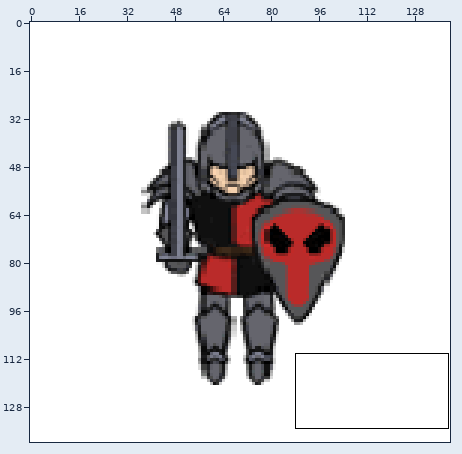
Sprite sheet: WindowsFormsApplication/Images/Villager_2.png. The picture above shows the old version from afar; the outline marks the close-up.
Close-up. As it was:
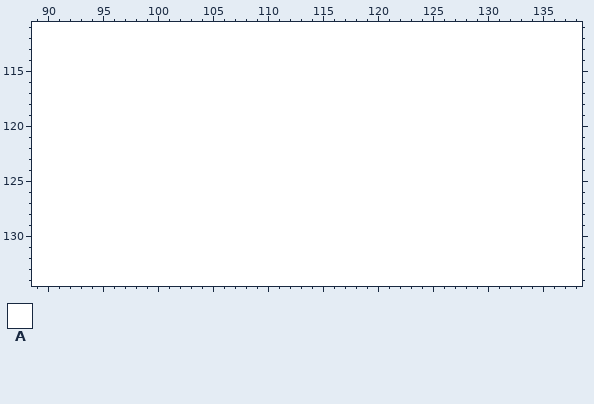
The file is 140x140 pixels. Colours within 5 levels of each other are drawn and written as one. Shown: x 89..138, y 111..134.
Palette (. is transparent): A #ffffff
Pixels before, first column x 89:
111 AAAAAAAAAAAAAAAAAAAAAAAAAAAAAAAAAAAAAAAAAAAAAAAAAA
112 AAAAAAAAAAAAAAAAAAAAAAAAAAAAAAAAAAAAAAAAAAAAAAAAAA
113 AAAAAAAAAAAAAAAAAAAAAAAAAAAAAAAAAAAAAAAAAAAAAAAAAA
114 AAAAAAAAAAAAAAAAAAAAAAAAAAAAAAAAAAAAAAAAAAAAAAAAAA
115 AAAAAAAAAAAAAAAAAAAAAAAAAAAAAAAAAAAAAAAAAAAAAAAAAA
116 AAAAAAAAAAAAAAAAAAAAAAAAAAAAAAAAAAAAAAAAAAAAAAAAAA
117 AAAAAAAAAAAAAAAAAAAAAAAAAAAAAAAAAAAAAAAAAAAAAAAAAA
118 AAAAAAAAAAAAAAAAAAAAAAAAAAAAAAAAAAAAAAAAAAAAAAAAAA
119 AAAAAAAAAAAAAAAAAAAAAAAAAAAAAAAAAAAAAAAAAAAAAAAAAA
120 AAAAAAAAAAAAAAAAAAAAAAAAAAAAAAAAAAAAAAAAAAAAAAAAAA
121 AAAAAAAAAAAAAAAAAAAAAAAAAAAAAAAAAAAAAAAAAAAAAAAAAA
122 AAAAAAAAAAAAAAAAAAAAAAAAAAAAAAAAAAAAAAAAAAAAAAAAAA
123 AAAAAAAAAAAAAAAAAAAAAAAAAAAAAAAAAAAAAAAAAAAAAAAAAA
124 AAAAAAAAAAAAAAAAAAAAAAAAAAAAAAAAAAAAAAAAAAAAAAAAAA
125 AAAAAAAAAAAAAAAAAAAAAAAAAAAAAAAAAAAAAAAAAAAAAAAAAA
126 AAAAAAAAAAAAAAAAAAAAAAAAAAAAAAAAAAAAAAAAAAAAAAAAAA
127 AAAAAAAAAAAAAAAAAAAAAAAAAAAAAAAAAAAAAAAAAAAAAAAAAA
128 AAAAAAAAAAAAAAAAAAAAAAAAAAAAAAAAAAAAAAAAAAAAAAAAAA
129 AAAAAAAAAAAAAAAAAAAAAAAAAAAAAAAAAAAAAAAAAAAAAAAAAA
130 AAAAAAAAAAAAAAAAAAAAAAAAAAAAAAAAAAAAAAAAAAAAAAAAAA
131 AAAAAAAAAAAAAAAAAAAAAAAAAAAAAAAAAAAAAAAAAAAAAAAAAA
132 AAAAAAAAAAAAAAAAAAAAAAAAAAAAAAAAAAAAAAAAAAAAAAAAAA
133 AAAAAAAAAAAAAAAAAAAAAAAAAAAAAAAAAAAAAAAAAAAAAAAAAA
134 AAAAAAAAAAAAAAAAAAAAAAAAAAAAAAAAAAAAAAAAAAAAAAAAAA
The same view after the edit:
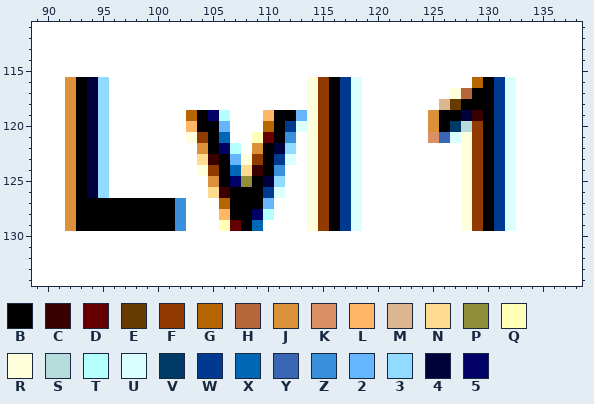
Colours new in this view: B #000000  C #3a0000  D #660000  E #663a00  F #903a00  G #b66600  H #b6663a  J #db903a  K #db9066  L #ffb666  M #dbb690  N #ffdb90  P #90903a  Q #ffffb6  R #ffffdb  S #b6dbdb  T #b6ffff  U #dbffff  V #003a66  W #003a90  X #0066b6  Y #3a66b6  Z #3a90db  2 #66b6ff  3 #90dbff  4 #00003a  5 #000066
The exact change:
{"y":116,"x":92,"old":"AAAA","new":"JB43"}
{"y":116,"x":114,"old":"AAAAA","new":"RFBWU"}
{"y":116,"x":129,"old":"AAAA","new":"GBWU"}
{"y":117,"x":92,"old":"AAAA","new":"JB43"}
{"y":117,"x":114,"old":"AAAAA","new":"RFBWU"}
{"y":117,"x":127,"old":"AAAAAA","new":"RHBBWU"}
{"y":118,"x":92,"old":"AAAA","new":"JB43"}
{"y":118,"x":114,"old":"AAAAA","new":"RFBWU"}
{"y":118,"x":126,"old":"AAAAAAA","new":"MEBBBWU"}
{"y":119,"x":92,"old":"AAAA","new":"JB43"}
{"y":119,"x":103,"old":"AAAA","new":"GB5T"}
{"y":119,"x":110,"old":"AAAAAAAAA","new":"LBB2RFBWU"}
{"y":119,"x":125,"old":"AAAAAAAA","new":"JBB4CBWU"}
{"y":120,"x":92,"old":"AAAA","new":"JB43"}
{"y":120,"x":103,"old":"AAAA","new":"LBB2"}
{"y":120,"x":110,"old":"AAAAAAAAA","new":"GBWURFBWU"}
{"y":120,"x":125,"old":"AAAAAAAA","new":"JBVSFBWU"}
{"y":121,"x":92,"old":"AAAA","new":"JB43"}
{"y":121,"x":103,"old":"AAAA","new":"RFBX"}
{"y":121,"x":109,"old":"AAAA","new":"QDBZ"}
{"y":121,"x":114,"old":"AAAAA","new":"RFBWU"}
{"y":121,"x":125,"old":"AAAAAAAA","new":"KYURFBWU"}
{"y":122,"x":92,"old":"AAAA","new":"JB43"}
{"y":122,"x":104,"old":"AAAA","new":"JB5T"}
{"y":122,"x":109,"old":"AAAA","new":"JB43"}
{"y":122,"x":114,"old":"AAAAA","new":"RFBWU"}
{"y":122,"x":128,"old":"AAAAA","new":"RFBWU"}
{"y":123,"x":92,"old":"AAAA","new":"JB43"}
{"y":123,"x":104,"old":"AAAAAAAAA","new":"NCB2RFBWU"}
{"y":123,"x":114,"old":"AAAAA","new":"RFBWU"}
{"y":123,"x":128,"old":"AAAAA","new":"RFBWU"}
{"y":124,"x":92,"old":"AAAA","new":"JB43"}
{"y":124,"x":104,"old":"AAAAAAAA","new":"RFBXNCBZ"}
{"y":124,"x":114,"old":"AAAAA","new":"RFBWU"}
{"y":124,"x":128,"old":"AAAAA","new":"RFBWU"}
{"y":125,"x":92,"old":"AAAA","new":"JB43"}
{"y":125,"x":105,"old":"AAAAAAA","new":"JB5PB43"}
{"y":125,"x":114,"old":"AAAAA","new":"RFBWU"}
{"y":125,"x":128,"old":"AAAAA","new":"RFBWU"}
{"y":126,"x":92,"old":"AAAA","new":"JB43"}
{"y":126,"x":105,"old":"AAAAAAA","new":"NCBBBWU"}
{"y":126,"x":114,"old":"AAAAA","new":"RFBWU"}
{"y":126,"x":128,"old":"AAAAA","new":"RFBWU"}
{"y":127,"x":92,"old":"AAAAAAAAAAA","new":"JBBBBBBBBBZ"}
{"y":127,"x":106,"old":"AAAAA","new":"GBBB2"}
{"y":127,"x":114,"old":"AAAAA","new":"RFBWU"}
{"y":127,"x":128,"old":"AAAAA","new":"RFBWU"}
{"y":128,"x":92,"old":"AAAAAAAAAAA","new":"JBBBBBBBBBZ"}
{"y":128,"x":106,"old":"AAAAA","new":"LBB5T"}
{"y":128,"x":114,"old":"AAAAA","new":"RFBWU"}
{"y":128,"x":128,"old":"AAAAA","new":"RFBWU"}
{"y":129,"x":92,"old":"AAAAAAAAAAA","new":"JBBBBBBBBBZ"}
{"y":129,"x":106,"old":"AAAA","new":"QDBX"}
{"y":129,"x":114,"old":"AAAAA","new":"RFBWU"}
{"y":129,"x":128,"old":"AAAAA","new":"RFBWU"}
{"label":"changed","picture_box":[65,77,362,231]}
{"label":"changed","picture_box":[428,77,516,231]}
